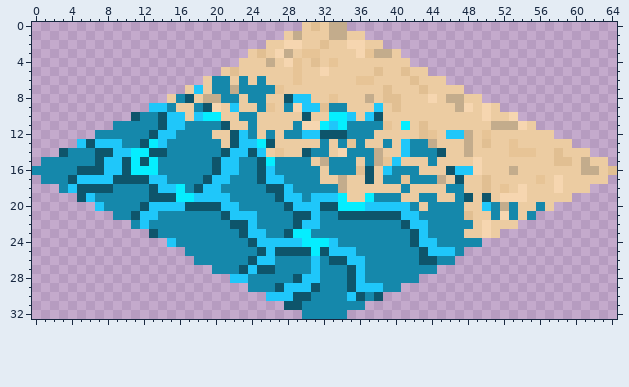
Two versions of one sprite sheet, source/core/assets/images/65x33_tiles/shorelineBottomLeft_night.png. Above is the file before it was changed.
The file is 65x33 pixels. Pixels under 10% opacity are left out.
Now the later version:
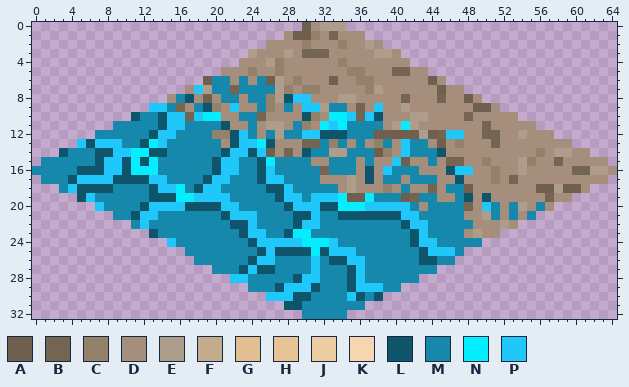
Palette (. is transparent): A #6f5f4f  B #746552  C #94816a  D #a58e7b  E #ae9d8a  F #c3ac8c  G #e1bf92  H #e7c496  J #eccca2  K #f6d6b0  L #0e556b  M #1588ab  N #05eeff  P #1fc7fa
Commit message: New version of the shorelines design added
Changes in this commit:
Changed rows in their new state; - is an unchanged pixel.
first column x 15:
 0 ---------------ADEEE------------------------------
 1 -------------DAACDBDDD----------------------------
 2 -----------DDDDCDDDCDDED--------------------------
 3 ---------EDDDEDBBBDDDDDEED------------------------
 4 --------DDDECDDDDDDCDDDDDDD-----------------------
 5 ------DDDCDDCDDDDDDDCCDDDBBDD---------------------
 6 ----A--D-D-AEDCDDDADDCCDDDDDDAD-------------------
 7 --D-E--B----ECDCCDDDDDCEDDDDDDADD-----------------
 8 D--DAD--D--CE---DDDEEDDDDDBDDDBDDAD---------------
 9 -BD--CD-DD-CD-D--E--DBD-DDEDDDDDDDAAD-------------
10 --B---DD--BDDDD-CD---B--DDDEEDDDDBDDDDD-----------
11 -------DD-DEED-CD-------DE-EDDDDDDDBDDDDD---------
12 -----CC---D-E----------AAAAAEAB--DDBBDDEDDD-------
13 ------D-----DDDBB-C-D-DC-D---DADCDDDBDDDDDDDD-----
14 -----------ADBD---EE---ACD-----DDDDDDDDDDCDEEDD---
15 ----------------DD---D-DD-ADD-DBBDDCDDDECDDBDDDDD-
16 -----------------B---D-D----DDD---DDCDDEDDDDDBBEED
17 -----------------DDDED-D--D---DD-DDDCDBDDDDDDDDDD-
18 -------------------DEDDDCD-DDBD--ADDDDDDDAAEAAD---
19 --------------------AA----AB--DD--D-DDDDDDBDD-----
20 ----------------------------D----BD--D-ED-D-------
21 ---------------------------------DDE-D-D----------
22 ----------------------------------DDDED-----------
23 ---------------------------------DEDD-------------
Boxes around the changes in both pictures, in picture pixels (x1, y1, x2, y2):
changed: (167, 22, 617, 238)
